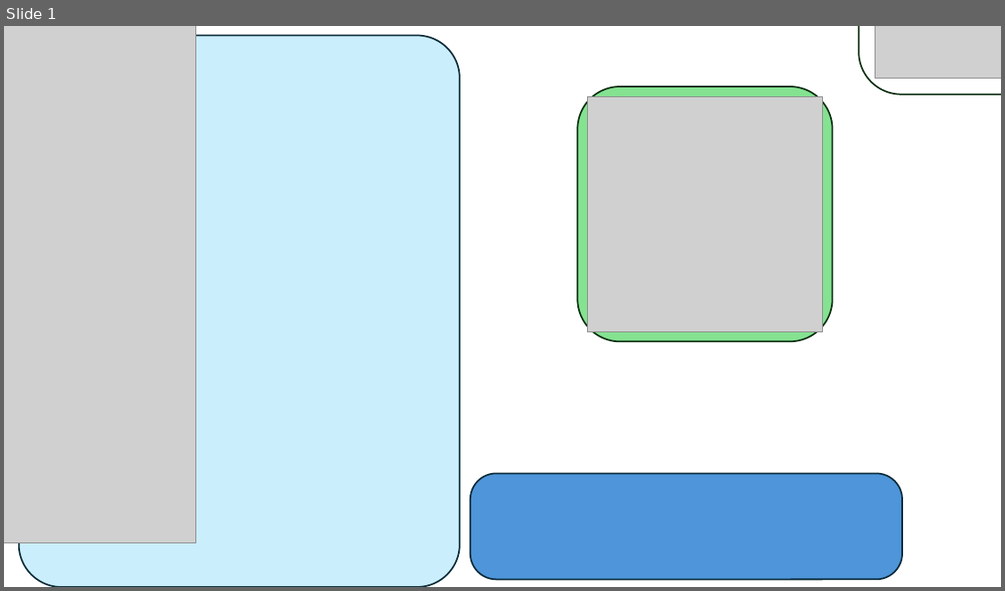
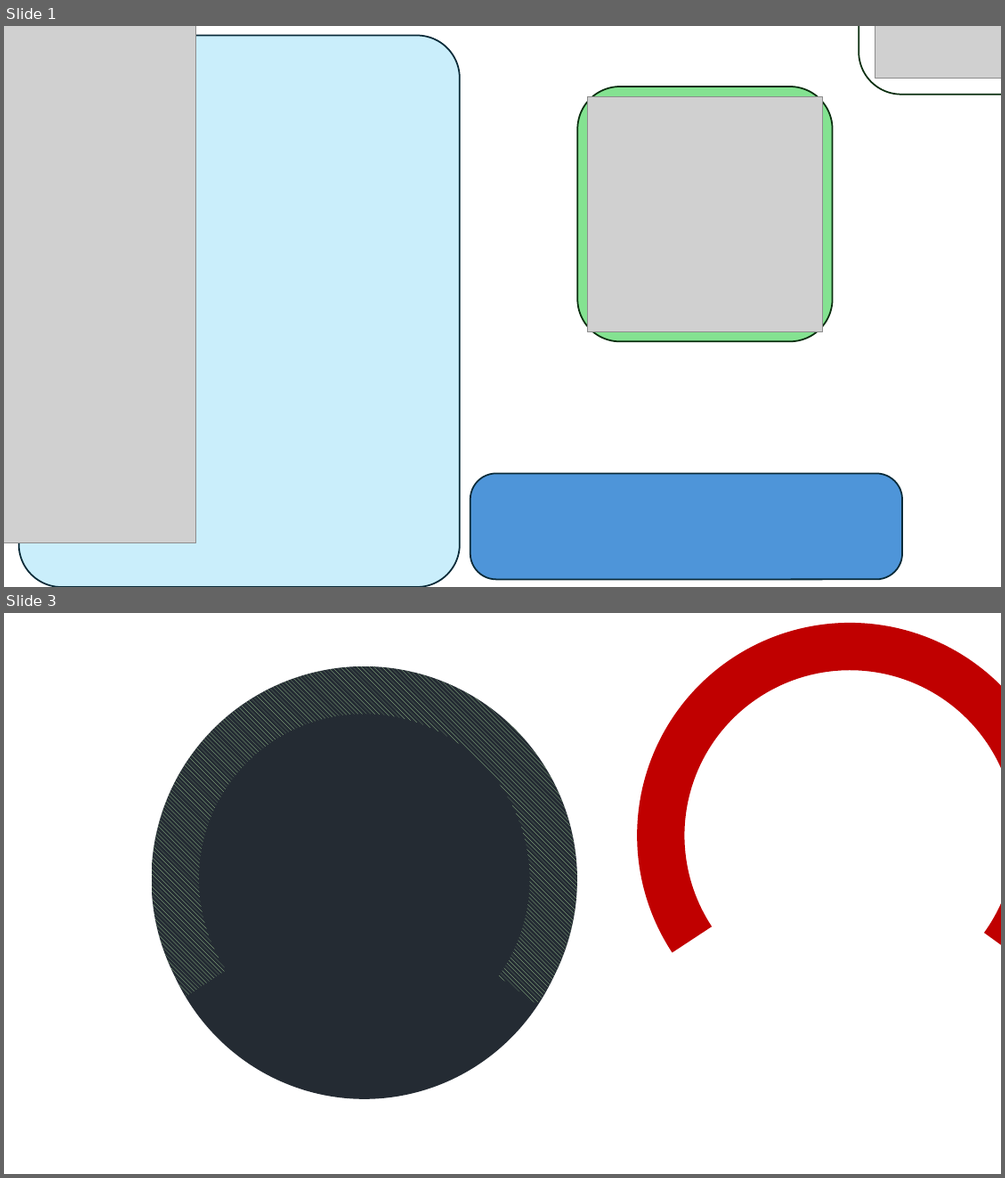
Before and after one commit to MineDora1120/2024_0-1Raycing, a slide deck: Assets/아이템디자인.pptx. Shown one above the other, each under a label of ours: slide 1 before the commit, slides 1 and 3 after it; the slides between them are not shown. The pictures are 1005x591 and 1005x1178 pixels, drawn with LibreOffice and Linux fonts; fonts in the diff are those of the drawing; grey boxes stand for pictures; background and template pictures are left out. Boxes give left, top, right and bottom in pixels: in the first picture for what was removed or moved away, otherwise in the second. Text is boxed around its words. In the diff, an @@ line names an element or a change of style, - is before the commit and + after.

```diff
--- a/Assets/아이템디자인.pptx
+++ b/Assets/아이템디자인.pptx
@@ slide 3 added at (x1=4, y1=613, x2=1001, y2=1174), background #FFFFFF @@
@@ arch (boxed as its full ring) added at (x1=80, y1=613, x2=649, y2=1164), fill pattern #B4E5A2 on #242B33 @@
@@ arch (boxed as its full ring) added at (x1=566, y1=613, x2=1001, y2=1120), fill #C00000 @@
@@ ellipse added at (x1=155, y1=673, x2=574, y2=1099), fill #242B33 @@
```
Also in this commit, not shown: 1 other slide added, 23 other files.
